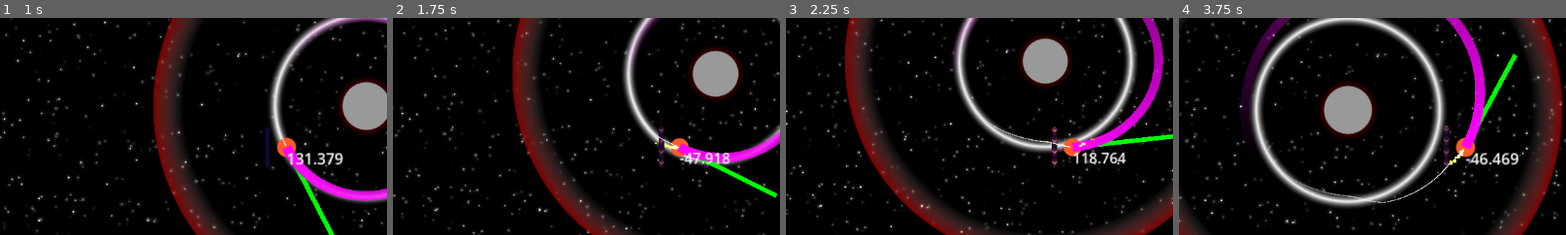
Above: before the commit, frames 1-4 (left to right).
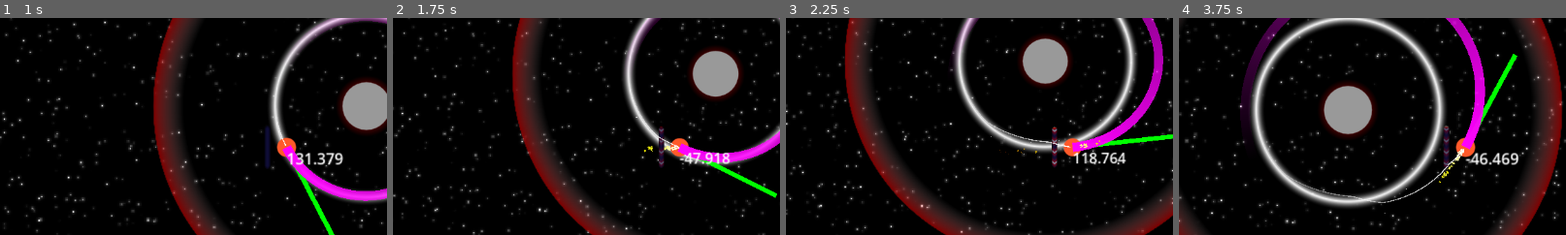
Above: after the commit, the same moments.

Repository: CrankGameDev/StuckInALoopGameJam
Game: Godot game, scene res://UI/start_screen.tscn
Same seed, same stepped clock (60 frames per second), same inputs: the game is played once before the commit and once after it.
Inputs (mouse positions are % of the whole screen's width and height, from its top left):
- Up to frame 1 (1 s): click "Start" at 0.5 s
- Up to frame 2 (1.75 s): tap Enter (ui_accept) at 1.25, 1.52 s; move the mouse to (72, 45) at 1.27 s; press the mouse at (72, 45) at 1.28 s; hold Right (ui_right) from 1.28 s (still down)
- Up to frame 3 (2.25 s): move the mouse to (30, 55) at 2.02 s; release Right (ui_right) at 2.03 s; release the mouse at (30, 55) at 2.03 s; hold Down (ui_down) from 2.03 s (still down); click (30, 55) at 2.1 s
- Up to frame 4 (3.75 s): tap Enter (ui_accept) at 2.27 s; release Down (ui_down) at 2.75 s; click "CONTINUE" at 2.75 s; move the mouse to (60, 28) at 3.52 s; press the mouse at (60, 28) at 3.53 s; hold Right (ui_right) from 3.53 s (still down)
The pictures show only the part of the screen within x 13-63%, y 20-70%; the shares and areas given below are measured in that part.

Frame 1 is identical in both runs. In frame 2, 0.1% of the frame differs, in the area x 62-75%, y 45-63%; in frame 3, 0.1%; in frame 4, 0.2%, in the area x 52-74%, y 60-91%.

Commit message:
particle changes

Diff:
--- a/character_body_2d.gd
+++ b/character_body_2d.gd
@@ -159,6 +159,7 @@
 			$GPUParticles2D.process_material.gravity = -Vector3(velocity.x,velocity.y,0)*2
 			#$GPUParticles2D.process_material.initial_velocity_min = 86
 			#$GPUParticles2D.process_material.initial_velocity_max = 108
+			#$GPUParticles2D2.process_material.gravity = -Vector3(velocity.x,velocity.y,0)
 
 			fuel_component.amount -= delta * 5.0
 			$LineThrust.points[1] = -point*20
--- a/scenes/player.tscn
+++ b/scenes/player.tscn
@@ -1,9 +1,10 @@
-[gd_scene load_steps=16 format=3 uid="uid://cxt3pjjx47hr7"]
+[gd_scene load_steps=25 format=3 uid="uid://cxt3pjjx47hr7"]
 
 [ext_resource type="Script" path="res://character_body_2d.gd" id="1_46qjo"]
 [ext_resource type="Script" path="res://fuel_component.gd" id="2_x1c4a"]
 [ext_resource type="Shader" uid="uid://cyuvemrocgfa8" path="res://fuel_gauge.visualshader.tres" id="3_71dae"]
 [ext_resource type="Script" path="res://fuel_gauge.gd" id="4_2l8r8"]
+[ext_resource type="Texture2D" uid="uid://u5g4xanfq4di" path="res://resources/particles/fiyah.png" id="5_6yehq"]
 
 [sub_resource type="StyleBoxFlat" id="StyleBoxFlat_131le"]
 bg_color = Color(1, 0.352751, 0.165173, 1)
@@ -55,6 +56,7 @@
 curve = SubResource("Curve_3jdx8")
 
 [sub_resource type="ParticleProcessMaterial" id="ParticleProcessMaterial_nv5df"]
+particle_flag_align_y = true
 particle_flag_disable_z = true
 direction = Vector3(1, 1, 0)
 spread = 5.0
@@ -63,11 +65,46 @@
 gravity = Vector3(0, 0, 0)
 damping_min = 75.0
 damping_max = 75.0
-scale_min = 2.0
-scale_max = 4.0
+scale_min = 0.13
+scale_max = 0.25
 scale_curve = SubResource("CurveTexture_idr21")
 color_ramp = SubResource("GradientTexture1D_uor07")
-turbulence_enabled = true
+
+[sub_resource type="Curve" id="Curve_cky2m"]
+_data = [Vector2(0, 1), 0.0, 0.0, 0, 0, Vector2(0.76, 1), 0.0, 0.0, 0, 0, Vector2(1, 0), 0.0, 0.0, 0, 0]
+point_count = 3
+
+[sub_resource type="CurveTexture" id="CurveTexture_8shsp"]
+curve = SubResource("Curve_cky2m")
+
+[sub_resource type="Gradient" id="Gradient_xrum5"]
+colors = PackedColorArray(0.601223, 0.601223, 0.601223, 1, 0.813258, 0.813258, 0.813258, 1)
+
+[sub_resource type="GradientTexture1D" id="GradientTexture1D_4ko2l"]
+gradient = SubResource("Gradient_xrum5")
+
+[sub_resource type="Curve" id="Curve_kiulq"]
+min_value = -1.0
+max_value = 2.0
+_data = [Vector2(0, -0.175824), 0.0, 0.0, 0, 0, Vector2(0.506667, 1.07692), 0.0, 0.0, 0, 0, Vector2(1, -0.142857), 0.0, 0.0, 0, 0]
+point_count = 3
+
+[sub_resource type="CurveTexture" id="CurveTexture_5cmxy"]
+curve = SubResource("Curve_kiulq")
+
+[sub_resource type="ParticleProcessMaterial" id="ParticleProcessMaterial_aj6s1"]
+particle_flag_disable_z = true
+emission_shape = 1
+emission_sphere_radius = 10.0
+spread = 180.0
+initial_velocity_min = 10.0
+initial_velocity_max = 20.0
+gravity = Vector3(0, 0, 0)
+scale_min = 0.2
+scale_max = 1.4
+color_initial_ramp = SubResource("GradientTexture1D_4ko2l")
+alpha_curve = SubResource("CurveTexture_8shsp")
+emission_curve = SubResource("CurveTexture_5cmxy")
 
 [node name="Player" type="CharacterBody2D"]
 script = ExtResource("1_46qjo")
@@ -143,8 +180,14 @@
 [node name="GPUParticles2D" type="GPUParticles2D" parent="."]
 amount = 32
 process_material = SubResource("ParticleProcessMaterial_nv5df")
+texture = ExtResource("5_6yehq")
 lifetime = 0.5
 local_coords = true
 
+[node name="GPUParticles2D2" type="GPUParticles2D" parent="."]
+amount = 16
+amount_ratio = 0.2
+process_material = SubResource("ParticleProcessMaterial_aj6s1")
+
 [connection signal="timeout" from="FuelRegenTimer" to="." method="_on_fuel_regen_timer_timeout"]
 [connection signal="timeout" from="StarPullTimer" to="." method="_on_star_pull_timer_timeout"]
Binary file added: resources/particles/fiyah.png
Not shown, added: resources/particles/fiyah.png.import
